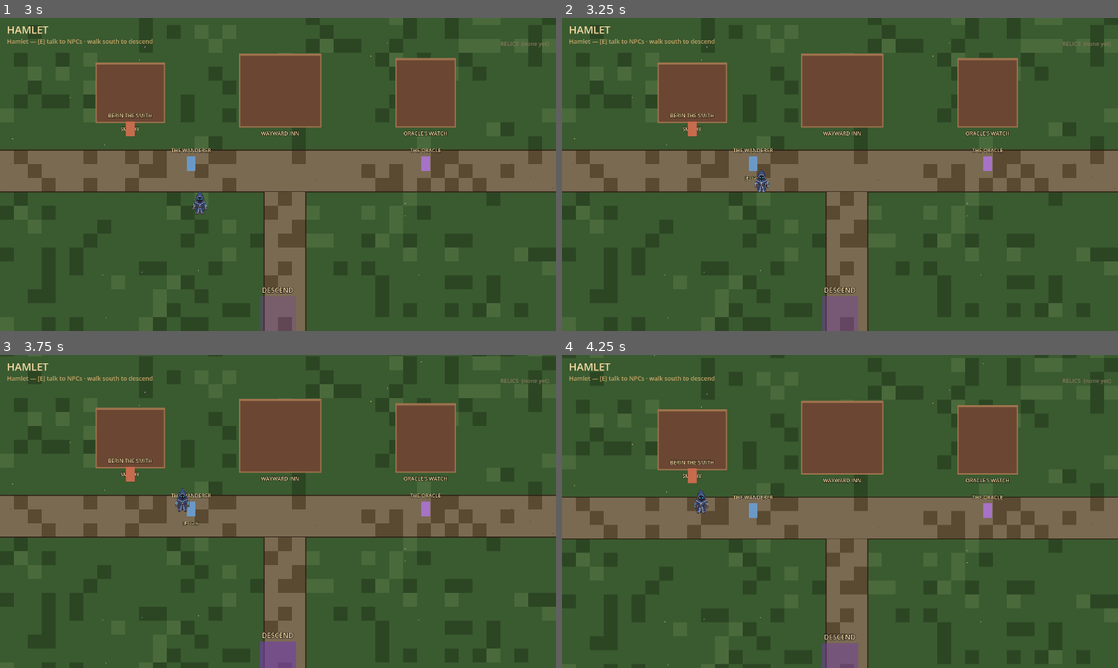
Above: before the commit, frames 1-4 (two rows, left to right).
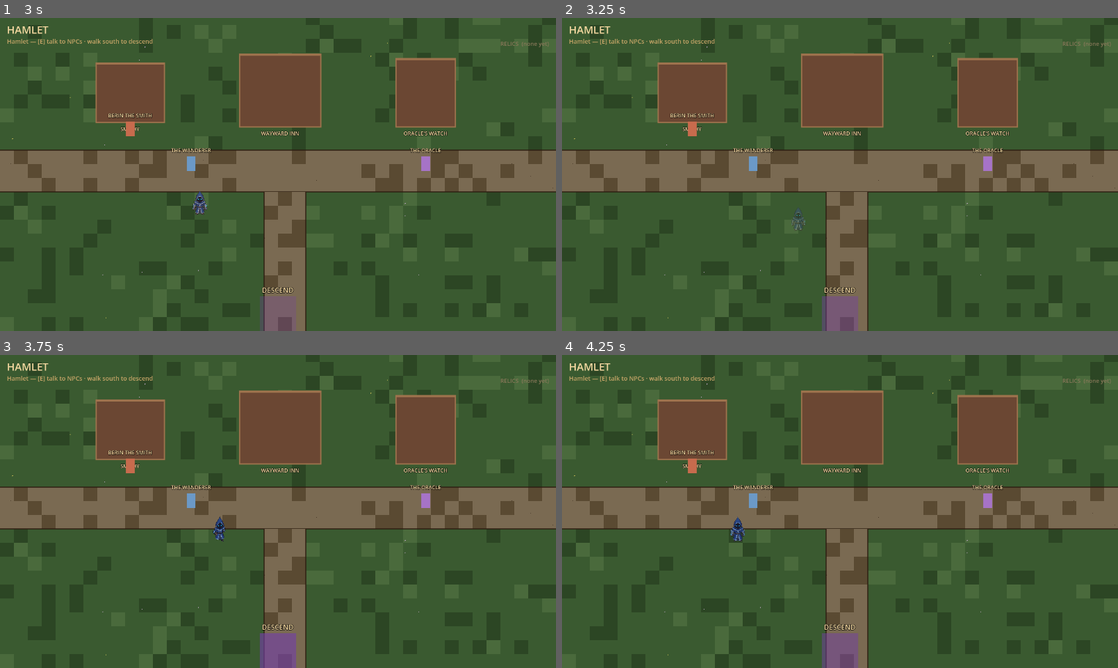
Above: after the commit, the same moments.

Repository: alitaghva1/ethera
Game: Godot game, scene res://scenes/hamlet.tscn
The game is run twice, just before and just after one commit, with the same random seed, the same clock (stepped at 60 frames per second) and the same inputs.
Inputs (mouse positions are in pixels of both pictures, inside the frame that each line leads up to):
- Up to frame 1 (3 s): tap Enter at 0.5 s; move the mouse to (400, 158) at 0.52 s; press the mouse at (400, 158) at 0.53 s; hold D (move_right) 0.53-1.28 s; right-click (400, 158) at 0.8 s; move the mouse to (166, 190) at 1.27 s; release the mouse at (166, 190) at 1.28 s; hold S (move_down) 1.28-2.03 s; right-click (166, 190) at 1.35 s; click (166, 190) at 1.42 s; tap Space (dodge) at 1.55, 2.1 s; move the mouse to (333, 105) at 2.02 s; hold D (move_right) 2.03-2.78 s; hold E (interact) 2.03-2.78 s; click (333, 105) at 2.17 s; move the mouse to (250, 237) at 2.77 s; hold W (move_up) from 2.78 s (still down); tap E (interact) at 2.85 s; click (250, 237) at 2.92 s
- Up to frame 2 (3.25 s): keep holding W (move_up); tap Shift (dash_strike, bound only after the commit) at 3.05 s
- Up to frame 3 (3.75 s): move the mouse to (444, 558) at 3.52 s; release W (move_up) at 3.53 s; hold A (move_left) from 3.53 s (still down); hold Q (shield, bound only after the commit) from 3.53 s (still down); tap Shift (dash_strike, bound only after the commit) at 3.6 s; click (444, 558) at 3.67 s
- Up to frame 4 (4.25 s): keep holding A (move_left); keep holding Q (shield, bound only after the commit)

Frame 1 is identical in both runs. In frame 2, 0.2% of the frame differs, in the area x 32-44%, y 48-68%; in frame 3, 13%; in frame 4, 15%, in the area x 0-100%, y 0-100%.

Commit message:
feat(godot iter-5a): shield + dash strike verbs + 5 new relics
Combat-depth pass — two new verbs (parallel-agent work).

SHIELD (Q): held stamina stance, 100-point meter draining at 60/s
(~1.7s of invuln). 25/s recover when released; running it dry trips
a 0.5s break cooldown so the player can't button-mash. Hero gets a
soft blue tint while active. Iframes are renewed each tick so one-
frame races between input release and physics can't drop invuln.

DASH STRIKE (Shift): 600 px/s burst toward the cursor for 0.18s with
iframes the whole way, then a 50px-radius AoE sword hit at the END
of the dash. 1.2s cooldown — committed engage tool, not a free
reposition. Same damage formula as a normal swing so iron_fang
carries over.

INPUT PRECEDENCE: dodge > shield > dash_strike > blast > attack.
Dodge always wins so it stays the panic-out button. Shield + dash
mutually exclude.

5 new relics + the float-modifier helper they need:
  swift_strike    -20% sword cooldown      mod: sword_cooldown_mul
  dodge_master    -30% dodge cooldown      mod: dodge_cooldown_mul
  iron_skin       -1 damage per hit        mod: damage_taken_reduction
  nimble          +30% move speed          mod: move_speed_mul
  heart_of_stone  +2 max HP                mod: max_hp_bonus

Added GameState.modifier_total_f for fractional mods — int casting
in modifier_total would silently round -0.2 → 0, so the float
variant is a separate helper rather than a single overload.

Co-Authored-By: Claude Opus 4.7 (1M context) <noreply@anthropic.com>

Diff:
--- a/slime-depths-godot/scripts/game_state.gd
+++ b/slime-depths-godot/scripts/game_state.gd
@@ -22,10 +22,14 @@
 
 # ── Relic registry ───────────────────────────────────────────────────
 # Modifier keys read by hero.gd:
-#   sword_damage_bonus  (int)  added to LMB-swing damage
-#   blast_damage_bonus  (int)  added to RMB-projectile damage
-#   max_hp_bonus        (int)  added to Hero.MAX_HP at spawn
-# Future relics can add more keys (move_speed_mul, dodge_cd_mul, etc.)
+#   sword_damage_bonus      (int)    added to LMB-swing damage
+#   blast_damage_bonus      (int)    added to RMB-projectile damage
+#   max_hp_bonus            (int)    added to Hero.MAX_HP at spawn
+#   damage_taken_reduction  (int)    flat subtract from incoming damage
+#   sword_cooldown_mul      (float)  multiplier delta on ATTACK_COOLDOWN
+#   dodge_cooldown_mul      (float)  multiplier delta on DODGE_COOLDOWN
+#   move_speed_mul          (float)  multiplier delta on SPEED
+# Float-typed mods are folded via modifier_total_f (see below).
 const RELIC_REGISTRY := {
 	"iron_fang": {
 		"name": "IRON FANG",
@@ -41,6 +45,31 @@
 		"name": "STONEHEART",
 		"description": "Bear another wound. +1 max HP.",
 		"mods": { "max_hp_bonus": 1 },
+	},
+	"swift_strike": {
+		"name": "SWIFT STRIKE",
+		"description": "Sword cooldown -20%.",
+		"mods": { "sword_cooldown_mul": -0.2 },
+	},
+	"dodge_master": {
+		"name": "DODGE MASTER",
+		"description": "Dodge cooldown -30%.",
+		"mods": { "dodge_cooldown_mul": -0.3 },
+	},
+	"iron_skin": {
+		"name": "IRON SKIN",
+		"description": "Take 1 less damage per hit.",
+		"mods": { "damage_taken_reduction": 1 },
+	},
+	"nimble": {
+		"name": "NIMBLE",
+		"description": "Move speed +30%.",
+		"mods": { "move_speed_mul": 0.3 },
+	},
+	"heart_of_stone": {
+		"name": "HEART OF STONE",
+		"description": "+2 max HP.",
+		"mods": { "max_hp_bonus": 2 },
 	},
 }
 
@@ -84,3 +113,14 @@
 		var mods: Dictionary = info.get("mods", {})
 		total += int(mods.get(key, 0))
 	return total
+
+# Float variant for fractional mods (e.g. -0.2 cooldown, +0.3 speed).
+# Int casting in modifier_total would silently round these to 0, which
+# is why this lives as a separate helper rather than a single overload.
+func modifier_total_f(key: String, default_value: float = 0.0) -> float:
+	var total := default_value
+	for rid in owned_relics:
+		var info: Dictionary = RELIC_REGISTRY.get(rid, {})
+		var mods: Dictionary = info.get("mods", {})
+		total += float(mods.get(key, 0.0))
+	return total
--- a/slime-depths-godot/scripts/hero.gd
+++ b/slime-depths-godot/scripts/hero.gd
@@ -33,6 +33,23 @@
 const BLAST_COOLDOWN     := 0.55
 const PROJECTILE_SCENE   = preload("res://scenes/projectile.tscn")
 
+# Shield (Iter 5) — Q-held stamina stance. Forces iframes each tick while
+# active so existing damage handling stays untouched, then breaks when
+# the meter empties. Break cooldown prevents shield-mash from chaining.
+const SHIELD_STAMINA_MAX := 100.0
+const SHIELD_DRAIN       := 60.0      # per second while held
+const SHIELD_RECOVER     := 25.0      # per second while released
+const SHIELD_BREAK_CD    := 0.5
+const SHIELD_TINT        := Color(0.7, 0.85, 1, 1)
+
+# Dash Strike (Iter 5) — Shift burst toward the cursor that lands an AoE
+# hit at the end of the dash. Short window + 1.2s cooldown make it a
+# committed engage tool, not a free reposition.
+const DASH_STRIKE_SPEED    := 600.0
+const DASH_STRIKE_DURATION := 0.18
+const DASH_STRIKE_COOLDOWN := 1.2
+const DASH_STRIKE_RADIUS   := 50.0
+
 @onready var sprite: AnimatedSprite2D = $AnimatedSprite2D
 
 var hp: int = MAX_HP
@@ -48,6 +65,14 @@
 var _iframes := 0.0
 
 var _blast_cd := 0.0
+
+var _shield_stamina := SHIELD_STAMINA_MAX
+var _shield_active := false
+var _shield_break_cd := 0.0
+
+var _dash_strike_cd := 0.0
+var _dash_strike_time := 0.0
+var _dash_strike_dir := Vector2.RIGHT
 
 signal hp_changed(new_hp: int)
 signal hero_died
@@ -65,27 +90,51 @@
 		hp = MAX_HP + hp_bonus
 
 func _physics_process(delta: float) -> void:
-	_attack_cd  = max(0.0, _attack_cd  - delta)
-	_attack_live = max(0.0, _attack_live - delta)
-	_dodge_cd   = max(0.0, _dodge_cd   - delta)
-	_dodge_time = max(0.0, _dodge_time - delta)
-	_iframes    = max(0.0, _iframes    - delta)
-	_blast_cd   = max(0.0, _blast_cd   - delta)
+	_attack_cd        = max(0.0, _attack_cd        - delta)
+	_attack_live      = max(0.0, _attack_live      - delta)
+	_dodge_cd         = max(0.0, _dodge_cd         - delta)
+	_dodge_time       = max(0.0, _dodge_time       - delta)
+	_iframes          = max(0.0, _iframes          - delta)
+	_blast_cd         = max(0.0, _blast_cd         - delta)
+	_shield_break_cd  = max(0.0, _shield_break_cd  - delta)
+	_dash_strike_cd   = max(0.0, _dash_strike_cd   - delta)
 	if _attack_live <= 0.0:
 		_is_attacking = false
 
 	var input := Input.get_vector("move_left", "move_right", "move_up", "move_down")
 
-	# Dodge takes precedence over walk velocity. While dodging,
-	# velocity is set once at start and decays over duration via a
-	# simple curve (cubic ease-out) so the dash front-loads speed.
+	# Shield resolves before velocity so its iframe/tint take effect this
+	# frame. Held + has stamina + not in break cooldown + not mid-dodge
+	# (dodge owns its own iframes/motion and shouldn't be hijacked).
+	_update_shield(delta)
+
+	# Resolve dash_strike END before velocity — when the dash window
+	# closes we issue the AoE hit. Doing it here (rather than during
+	# the input-check ladder) ensures the damage lands even if the
+	# player releases inputs mid-dash.
+	var dash_strike_just_ended := false
+	if _dash_strike_time > 0.0:
+		_dash_strike_time -= delta
+		if _dash_strike_time <= 0.0:
+			_dash_strike_time = 0.0
+			dash_strike_just_ended = true
+
+	# Velocity precedence: dodge > dash_strike > walk. Dodge wins
+	# because it's the panic button; dash_strike rides on top of the
+	# normal walk loop otherwise.
 	if _dodge_time > 0.0:
 		var t := 1.0 - (_dodge_time / DODGE_DURATION)
 		var ease := pow(1.0 - t, 2.0)
 		velocity = _dodge_dir * (DODGE_SPEED * ease + 60.0)
+	elif _dash_strike_time > 0.0:
+		velocity = _dash_strike_dir * DASH_STRIKE_SPEED
 	else:
-		velocity = input * SPEED
+		var speed := SPEED * (1.0 + GameState.modifier_total_f("move_speed_mul", 0.0))
+		velocity = input * speed
 	move_and_slide()
+
+	if dash_strike_just_ended:
+		_resolve_dash_strike_hit()
 
 	if input.x < -0.1:
 		_facing_west = true
@@ -95,13 +144,23 @@
 	# flicker when input + dodge disagree.
 	if _dodge_time > 0.0 and abs(_dodge_dir.x) > 0.1:
 		_facing_west = _dodge_dir.x < 0
+	# Same idea for dash_strike — face the burst direction during it.
+	if _dash_strike_time > 0.0 and abs(_dash_strike_dir.x) > 0.1:
+		_facing_west = _dash_strike_dir.x < 0
 	sprite.flip_h = _facing_west
 
-	# I-frame flicker — alpha pulses while iframes active.
-	sprite.modulate.a = 0.45 if (_iframes > 0.0 and int(_iframes * 20) % 2 == 0) else 1.0
+	# Modulate: shield tint takes the RGB channel (blue stance), then
+	# iframes flicker the alpha on top. Restore to white when neither
+	# is active so we don't leave the sprite blue-tinted after release.
+	# Skip the alpha flicker while shielding so the blue stance reads as
+	# a steady tint instead of pulsing — the shield iframes are forced
+	# every tick, which would otherwise strobe at 60Hz.
+	sprite.modulate = SHIELD_TINT if _shield_active else Color(1, 1, 1, 1)
+	if not _shield_active and _iframes > 0.0 and int(_iframes * 20) % 2 == 0:
+		sprite.modulate.a = 0.45
 
 	# Animation state — dodge > attack > walk > idle.
-	if _dodge_time > 0.0:
+	if _dodge_time > 0.0 or _dash_strike_time > 0.0:
 		sprite.play("walk")     # no dedicated dodge anim yet; walk reads as motion
 	elif _is_attacking:
 		sprite.play("attack")
@@ -110,12 +169,16 @@
 	else:
 		sprite.play("idle")
 
-	# Dodge first — feels worse if dodge gets queued behind an attack.
+	# Input precedence: dodge > shield (handled in _update_shield) >
+	# dash_strike > blast > attack. Dodge always wins so the player
+	# can bail out of any other action.
 	if Input.is_action_just_pressed("dodge") and _dodge_cd <= 0.0 and _dodge_time <= 0.0:
 		_start_dodge(input)
-	elif Input.is_action_pressed("blast") and _blast_cd <= 0.0 and _dodge_time <= 0.0:
+	elif Input.is_action_just_pressed("dash_strike") and _can_start_dash_strike():
+		_start_dash_strike()
+	elif Input.is_action_pressed("blast") and _blast_cd <= 0.0 and _dodge_time <= 0.0 and not _shield_active and _dash_strike_time <= 0.0:
 		_start_blast()
-	elif Input.is_action_pressed("attack") and _attack_cd <= 0.0 and not _is_attacking and _dodge_time <= 0.0:
+	elif Input.is_action_pressed("attack") and _attack_cd <= 0.0 and not _is_attacking and _dodge_time <= 0.0 and not _shield_active and _dash_strike_time <= 0.0:
 		_start_attack()
 
 func _start_dodge(input: Vector2) -> void:
@@ -124,8 +187,11 @@
 		dir = Vector2.LEFT if _facing_west else Vector2.RIGHT
 	_dodge_dir = dir.normalized()
 	_dodge_time = DODGE_DURATION
-	_dodge_cd = DODGE_COOLDOWN
+	_dodge_cd = DODGE_COOLDOWN * (1.0 + GameState.modifier_total_f("dodge_cooldown_mul", 0.0))
 	_iframes = max(_iframes, DODGE_IFRAMES)
+	# Starting a dodge cancels shield so we don't double-spend stamina
+	# on a frame where both states could overlap.
+	_shield_active = false
 	dodge_started.emit()
 
 func _start_attack() -> void:
@@ -133,7 +199,7 @@
 	if aim_world.length() < 1.0:
 		aim_world = Vector2(1, 0) if not _facing_west else Vector2(-1, 0)
 	_attack_aim = aim_world.normalized()
-	_attack_cd = ATTACK_COOLDOWN
+	_attack_cd = ATTACK_COOLDOWN * (1.0 + GameState.modifier_total_f("sword_cooldown_mul", 0.0))
 	_attack_live = ATTACK_SWING_TIME
 	_is_attacking = true
 	_facing_west = _attack_aim.x < 0
@@ -178,9 +244,69 @@
 func take_damage(amount: int) -> void:
 	if hp <= 0 or _iframes > 0.0:
 		return
-	hp -= amount
+	# Iron Skin: flat subtract, never below 0 so a relic can fully soak
+	# 1-damage trash hits without going negative (which would heal).
+	var actual := max(0, amount - GameState.modifier_total("damage_taken_reduction", 0))
+	if actual <= 0:
+		return
+	hp -= actual
 	_iframes = HIT_IFRAMES
 	hp_changed.emit(hp)
 	hit_received.emit()
 	if hp <= 0:
 		hero_died.emit()
+
+# Shield is a held stance, not a one-shot — runs every tick so the
+# stamina meter actually animates with the player's input. Dodge takes
+# priority so shield never sticks during a panic roll.
+func _update_shield(delta: float) -> void:
+	var holding := Input.is_action_pressed("shield")
+	var can_hold := holding and _shield_stamina > 0.0 and _shield_break_cd <= 0.0 and _dodge_time <= 0.0
+	if can_hold:
+		_shield_active = true
+		_shield_stamina = max(0.0, _shield_stamina - SHIELD_DRAIN * delta)
+		# Force iframes each tick so the existing take_damage gate
+		# rejects hits without us having to add a parallel code path.
+		_iframes = max(_iframes, delta * 2.0)
+		if _shield_stamina <= 0.0:
+			# Shield breaks: lock out re-raise for the break cooldown
+			# so a button-mashing player can't infinite-tap to stay
+			# invuln through the recovery curve.
+			_shield_active = false
+			_shield_break_cd = SHIELD_BREAK_CD
+	else:
+		_shield_active = false
+		_shield_stamina = min(SHIELD_STAMINA_MAX, _shield_stamina + SHIELD_RECOVER * delta)
+
+func _can_start_dash_strike() -> bool:
+	return _dash_strike_cd <= 0.0 \
+		and _dash_strike_time <= 0.0 \
+		and _dodge_time <= 0.0 \
+		and not _shield_active
+
+func _start_dash_strike() -> void:
+	var aim_world := get_global_mouse_position() - global_position
+	if aim_world.length() < 1.0:
+		aim_world = Vector2(1, 0) if not _facing_west else Vector2(-1, 0)
+	_dash_strike_dir = aim_world.normalized()
+	_dash_strike_time = DASH_STRIKE_DURATION
+	_dash_strike_cd = DASH_STRIKE_COOLDOWN
+	# Iframes cover the full dash window so the player can blow through
+	# an enemy line without trading. Hit lands on dash END, not start.
+	_iframes = max(_iframes, DASH_STRIKE_DURATION)
+	_facing_west = _dash_strike_dir.x < 0
+
+func _resolve_dash_strike_hit() -> void:
+	# Same damage formula as a sword swing so Iron Fang carries over —
+	# dash_strike is conceptually a charged sword attack, not a new
+	# weapon. Radius is wider than ATTACK_RANGE since the player
+	# committed travel to land it.
+	var damage := 1 + GameState.modifier_total("sword_damage_bonus", 0)
+	for enemy in get_tree().get_nodes_in_group("enemies"):
+		if not is_instance_valid(enemy):
+			continue
+		var to_enemy: Vector2 = enemy.global_position - global_position
+		if to_enemy.length() > DASH_STRIKE_RADIUS:
+			continue
+		if enemy.has_method("take_hit"):
+			enemy.take_hit(damage)
--- a/slime-depths-godot/scripts/input_setup.gd
+++ b/slime-depths-godot/scripts/input_setup.gd
@@ -4,23 +4,27 @@
 # code is cleaner and easier to audit/diff.
 #
 # Actions wired:
-#   move_up    W
-#   move_down  S
-#   move_left  A
-#   move_right D
-#   attack     Left mouse button
-#   blast      Right mouse button (added Iter 3 — ranged spell)
-#   dodge      Space (added Iter 1)
-#   interact   E (added Iter 2 — talk to NPCs, advance dialogue)
+#   move_up      W
+#   move_down    S
+#   move_left    A
+#   move_right   D
+#   attack       Left mouse button
+#   blast        Right mouse button (added Iter 3 — ranged spell)
+#   dodge        Space (added Iter 1)
+#   shield       Q (added Iter 5 — stamina-drained invuln stance)
+#   dash_strike  Shift (added Iter 5 — burst + AoE slash)
+#   interact     E (added Iter 2 — talk to NPCs, advance dialogue)
 extends Node
 
 func _ready() -> void:
-	_bind_key("move_up",    KEY_W)
-	_bind_key("move_down",  KEY_S)
-	_bind_key("move_left",  KEY_A)
-	_bind_key("move_right", KEY_D)
-	_bind_key("dodge",      KEY_SPACE)
-	_bind_key("interact",   KEY_E)
+	_bind_key("move_up",     KEY_W)
+	_bind_key("move_down",   KEY_S)
+	_bind_key("move_left",   KEY_A)
+	_bind_key("move_right",  KEY_D)
+	_bind_key("dodge",       KEY_SPACE)
+	_bind_key("shield",      KEY_Q)
+	_bind_key("dash_strike", KEY_SHIFT)
+	_bind_key("interact",    KEY_E)
 	_bind_mouse("attack", MOUSE_BUTTON_LEFT)
 	_bind_mouse("blast",  MOUSE_BUTTON_RIGHT)
 
